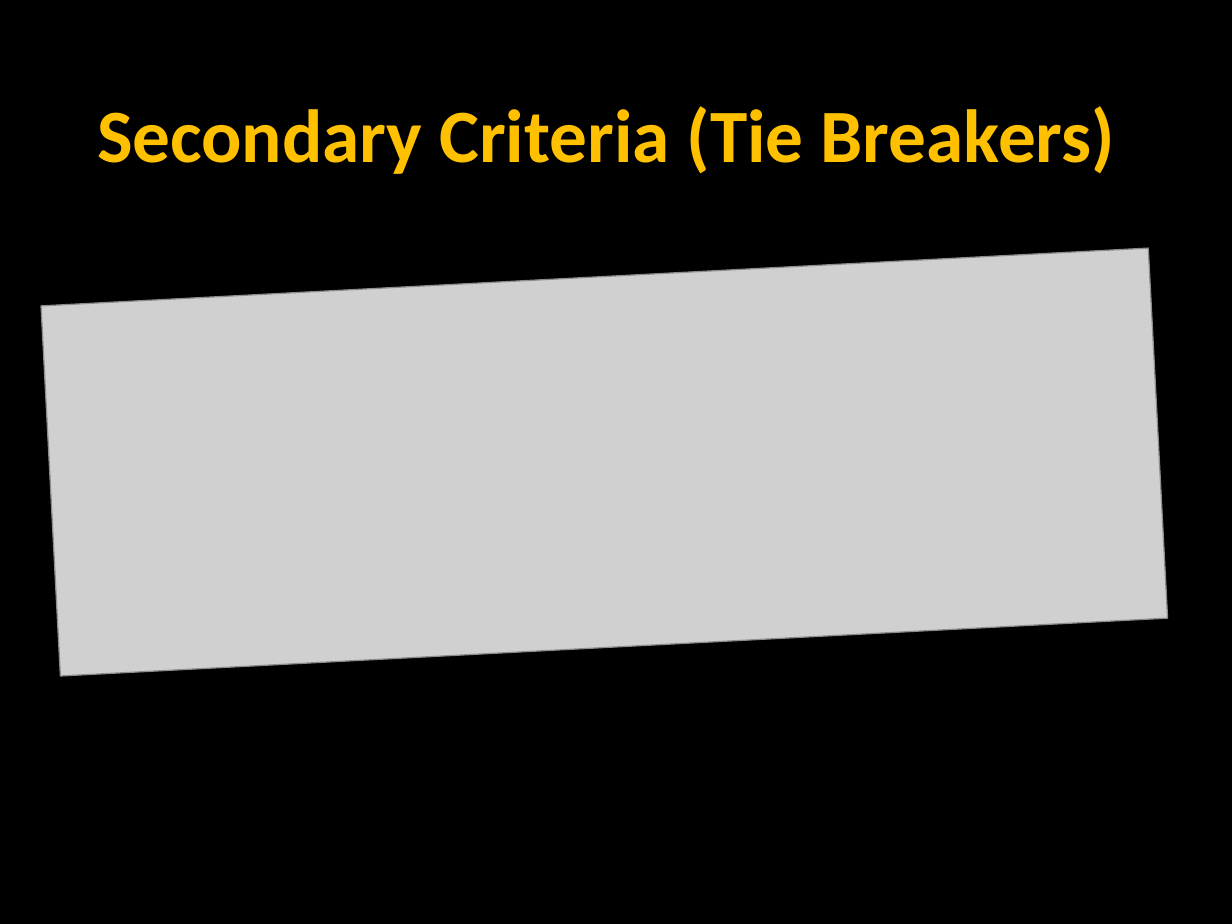
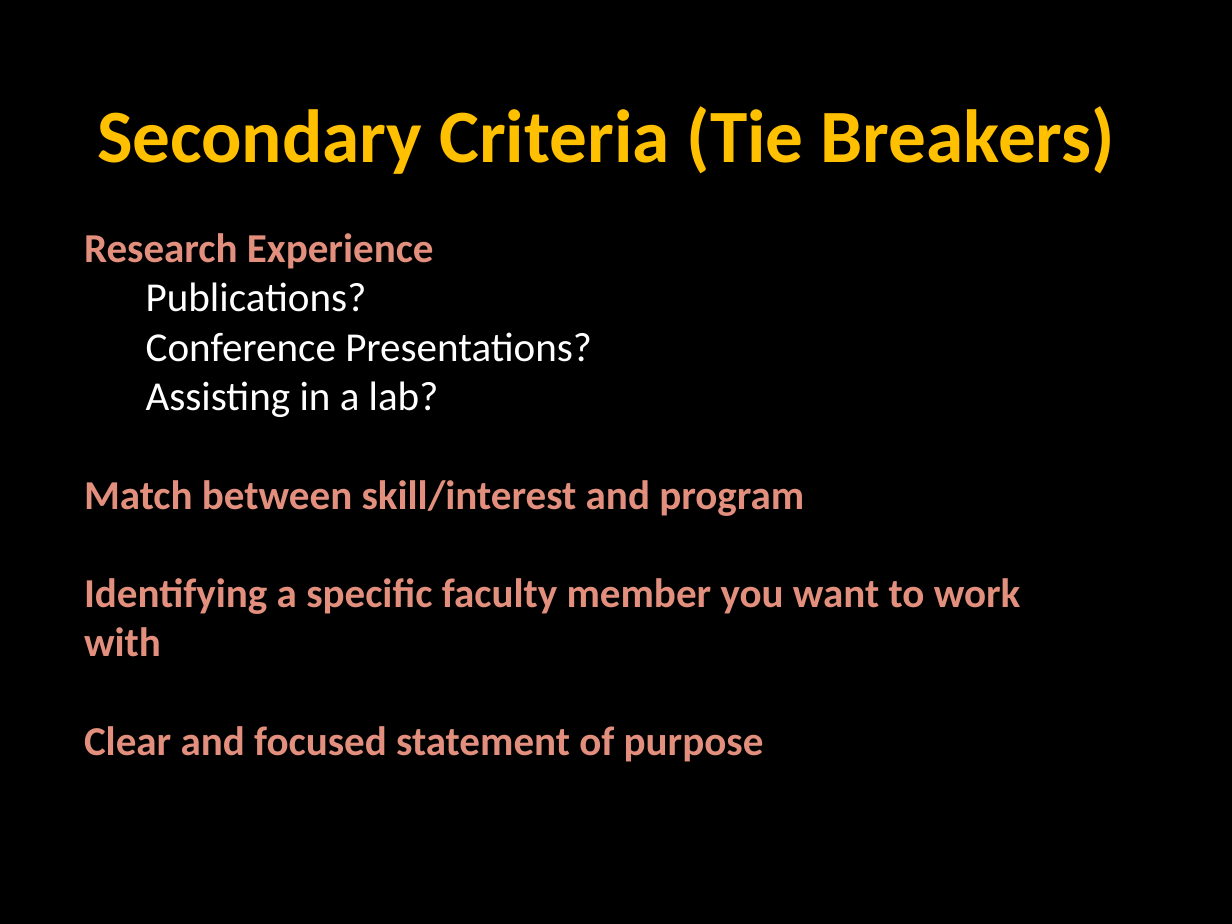
Before and after one commit to npm27/Teaching-Materials, a slide deck: slide 21 of Writing Fall 23/Slides/12 Week 14 Grad School Preview.pptx (slide 18 before the commit). Drawn at 1232x924 pixels with LibreOffice and Linux fonts; fonts in the diff are those of the drawing; grey boxes stand for pictures. Boxes give left, top, right and bottom in pixels: in the first picture for what was removed or moved away, otherwise in the second. Text is boxed around its words. In the diff, an @@ line names an element or a change of style, - is before the commit and + after.

```diff
--- a/Writing Fall 23/Slides/12 Week 14 Grad School Preview.pptx
+++ b/Writing Fall 23/Slides/12 Week 14 Grad School Preview.pptx
@@ text added at (84, 233, 1021, 762), 24 pt, text #E28F7D, bold @@
+Research Experience
+Publications?
+Conference Presentations?
+Assisting in a lab?
+Match between skill/interest and program
+Identifying a specific faculty member you want to work with
+Clear and focused statement of purpose
@@ picture removed at (42, 248, 1168, 677) @@
```
Also in this commit, not shown: 2 other slides changed, 5 slides added, 5 slides removed.
